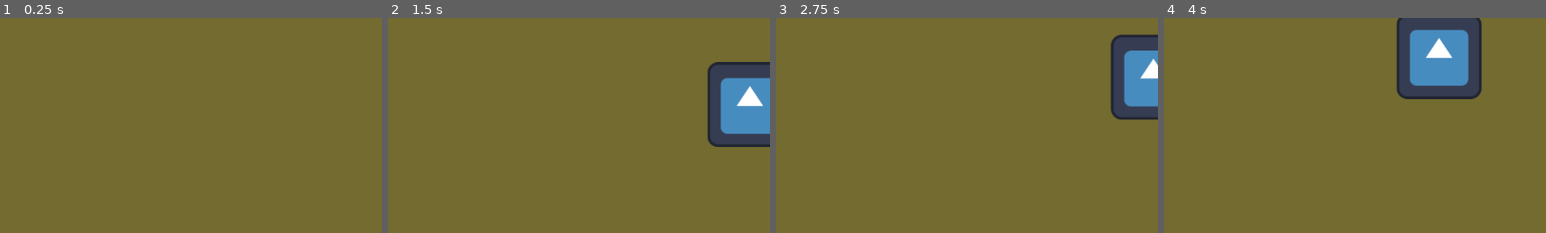
Above: before the commit, frames 1-4 (left to right).
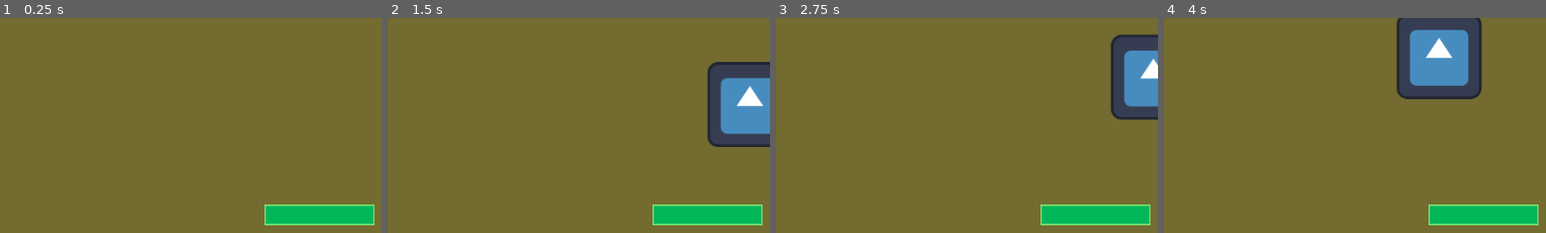
Above: after the commit, the same moments.

Repository: HumanBones/zombie-box
Game: Godot game, scene res://Scenes/World/world.tscn
The game is run twice, just before and just after one commit, with the same random seed, the same clock (stepped at 60 frames per second) and the same inputs. The engine's default icon, where the game draws it, is replaced by a stand-in: a white triangle on a blue panel in a dark square.
Inputs:
- Up to frame 1 (0.25 s): no input
- Up to frame 2 (1.5 s): hold Right (right) 0.53-1.28 s; hold S (down) from 1.28 s (still down)
- Up to frame 3 (2.75 s): release S (down) at 2.03 s; hold Right (right) from 2.03 s (still down)
- Up to frame 4 (4 s): release Right (right) at 2.78 s; hold W (up) 2.78-3.53 s; hold A (left) from 3.53 s (still down)
The pictures show only the part of the screen within x 8-58%, y 38-88%; the shares and areas given below are measured in that part.

The runs differ from the first frame. In frame 1, 2.8% of the frame differs, in the area x 69-98%, y 86-97%; in frame 2, 2.8%; in frame 3, 2.8%; in frame 4, 2.8%.

Commit message:
added game state manager and HUD elements and game over screen

Diff:
--- /dev/null
+++ b/Managers/game_state_manager.gd
@@ -0,0 +1,8 @@
+extends Node
+
+signal game_over
+
+var cur_game_state
+
+func set_game_over() ->void:
+	game_over.emit()
--- a/Scenes/HUD/hud.gd
+++ b/Scenes/HUD/hud.gd
@@ -2,7 +2,7 @@
 
 class_name HUD
 
-
+@onready var game_over_label: Label = $MainContainer/CenterContainer/GameOver
 @onready var label: Label = $MainContainer/CenterContainer/Label
 @onready var animation_player: AnimationPlayer = $AnimationPlayer
 
@@ -10,6 +10,8 @@
 func _ready() -> void:
 	SpawnManager.cur_wave.connect(update_wave_label)
 	SpawnManager.finished_waves.connect(waves_finished)
+	GameStateManager.game_over.connect(is_game_over)
+	game_over_label.hide()
 
 func update_wave_label(amount:int) ->void:
 	label.show()
@@ -28,3 +30,7 @@
 	label.show()
 	label.text = "Wave finished!"
 	animation_player.play("fade_label")
+
+func is_game_over() ->void:
+	game_over_label.show()
+	animation_player.play("game_over_blink")
--- a/Scenes/HUD/hud.tscn
+++ b/Scenes/HUD/hud.tscn
@@ -1,7 +1,8 @@
-[gd_scene load_steps=6 format=3 uid="uid://djsjompwrap8t"]
+[gd_scene load_steps=8 format=3 uid="uid://djsjompwrap8t"]
 
 [ext_resource type="Script" uid="uid://dbguo6y7xf2te" path="res://Scenes/HUD/hud.gd" id="1_5aai8"]
 [ext_resource type="FontFile" uid="uid://4stmtwwrtt5u" path="res://Assets/Fonts/Pixellari.ttf" id="1_33i1w"]
+[ext_resource type="PackedScene" uid="uid://cdytee8i1eyp0" path="res://Scenes/HealthBarUI/health_bar.tscn" id="3_a56j6"]
 
 [sub_resource type="Animation" id="Animation_5aai8"]
 resource_name = "fade_label"
@@ -47,10 +48,63 @@
 "update": 0,
 "values": [Color(1, 1, 1, 1)]
 }
+tracks/1/type = "value"
+tracks/1/imported = false
+tracks/1/enabled = true
+tracks/1/path = NodePath("MainContainer/CenterContainer/GameOver:modulate")
+tracks/1/interp = 1
+tracks/1/loop_wrap = true
+tracks/1/keys = {
+"times": PackedFloat32Array(0),
+"transitions": PackedFloat32Array(1),
+"update": 0,
+"values": [Color(1, 1, 1, 1)]
+}
+tracks/2/type = "value"
+tracks/2/imported = false
+tracks/2/enabled = true
+tracks/2/path = NodePath("MainContainer/CenterContainer/GameOver:theme_override_font_sizes/font_size")
+tracks/2/interp = 1
+tracks/2/loop_wrap = true
+tracks/2/keys = {
+"times": PackedFloat32Array(0),
+"transitions": PackedFloat32Array(1),
+"update": 1,
+"values": [64]
+}
+
+[sub_resource type="Animation" id="Animation_k83ni"]
+resource_name = "blink_label"
+loop_mode = 1
+tracks/0/type = "value"
+tracks/0/imported = false
+tracks/0/enabled = true
+tracks/0/path = NodePath("MainContainer/CenterContainer/GameOver:modulate")
+tracks/0/interp = 2
+tracks/0/loop_wrap = true
+tracks/0/keys = {
+"times": PackedFloat32Array(0.0666667, 0.966667),
+"transitions": PackedFloat32Array(1, 1),
+"update": 0,
+"values": [Color(1, 0.470588, 0.298039, 1), Color(1, 0.294118, 0.141176, 1)]
+}
+tracks/1/type = "value"
+tracks/1/imported = false
+tracks/1/enabled = true
+tracks/1/path = NodePath("MainContainer/CenterContainer/GameOver:theme_override_font_sizes/font_size")
+tracks/1/interp = 2
+tracks/1/loop_wrap = true
+tracks/1/keys = {
+"times": PackedFloat32Array(0.5, 1),
+"transitions": PackedFloat32Array(0.535887, 1),
+"update": 0,
+"values": [64, 72]
+}
 
 [sub_resource type="AnimationLibrary" id="AnimationLibrary_a56j6"]
 _data = {
 &"RESET": SubResource("Animation_a56j6"),
+&"blink_label": SubResource("Animation_k83ni"),
 &"fade_label": SubResource("Animation_5aai8")
 }
 
@@ -91,6 +145,26 @@
 horizontal_alignment = 1
 vertical_alignment = 1
 
+[node name="GameOver" type="Label" parent="MainContainer/CenterContainer"]
+layout_mode = 2
+theme_override_fonts/font = ExtResource("1_33i1w")
+theme_override_font_sizes/font_size = 64
+text = "Game Over"
+horizontal_alignment = 1
+vertical_alignment = 1
+
+[node name="BottomContainer" type="MarginContainer" parent="MainContainer"]
+custom_minimum_size = Vector2(165, 0)
+layout_mode = 2
+size_flags_vertical = 8
+theme_override_constants/margin_right = 165
+theme_override_constants/margin_bottom = 100
+
+[node name="HealthBar" parent="MainContainer/BottomContainer" instance=ExtResource("3_a56j6")]
+layout_mode = 2
+size_flags_horizontal = 4
+size_flags_vertical = 4
+
 [node name="AnimationPlayer" type="AnimationPlayer" parent="."]
 libraries = {
 &"": SubResource("AnimationLibrary_a56j6")
--- a/Scenes/Player/player.gd
+++ b/Scenes/Player/player.gd
@@ -15,6 +15,9 @@
 @export var max_attack_speed : float
 @export var max_attack_range : float
 
+@export_group("HealthBar")
+@export var healthbar : HealthBar
+
 @onready var bullet_shooter: BulletShooter = $BulletShooter
 
 var speed : float
@@ -29,6 +32,7 @@
 	attack_range = start_attack_range
 	attack_speed = start_attack_speed
 
+	healthbar_init()
 	bullet_shooter.set_attck_speed(attack_speed)
 
 func _physics_process(delta: float) -> void:
@@ -71,5 +75,18 @@
 
 	return (closes_enemy.global_position - global_position).normalized()
 
+func healthbar_init() ->void:
+	healthbar.set_min_value(0)
+	healthbar.set_max_value(max_hp)
+
 func take_dmg(amount : float) ->void:
-	print("dmg taken ",amount)
+	hp -= amount
+	if hp <= 0:
+		die()
+	healthbar.set_value(hp)
+
+func die() ->void:
+	GameStateManager.set_game_over()
+	print("you died")
+	set_physics_process(false)
+	bullet_shooter.set_shoot(false)
--- a/Scenes/Player/player.tscn
+++ b/Scenes/Player/player.tscn
@@ -43,7 +43,7 @@
 parent = NodePath("..")
 default_bullet_size = 1.0
 default_bullet_speed = 600.0
-defualt_bullet_dmg = 20.0
+defualt_bullet_dmg = 1.0
 
 [node name="PlayerUpgradeManager" type="Node2D" parent="." node_paths=PackedStringArray("player", "bullet_shooter") groups=["PlayerUpgradeManager"]]
 script = ExtResource("5_htcer")
--- a/Scenes/World/world.tscn
+++ b/Scenes/World/world.tscn
@@ -16,8 +16,9 @@
 
 [node name="Arena" parent="." instance=ExtResource("5_l1hd3")]
 
-[node name="Player" parent="." instance=ExtResource("1_t1gg8")]
+[node name="Player" parent="." node_paths=PackedStringArray("healthbar") instance=ExtResource("1_t1gg8")]
 position = Vector2(1585, 774)
+healthbar = NodePath("../CanvasLayer/HUD/MainContainer/BottomContainer/HealthBar")
 
 [node name="MainCam" parent="." instance=ExtResource("2_yp2ti")]
 follow_distance = 10.0
@@ -52,3 +53,5 @@
 visible = false
 
 [node name="HUD" parent="CanvasLayer" instance=ExtResource("6_adcqc")]
+
+[editable path="CanvasLayer/HUD"]
--- a/project.godot
+++ b/project.godot
@@ -19,6 +19,7 @@
 
 SpawnManager="*res://Managers/spawn_manager.gd"
 PowerUpManager="*res://Managers/power_up_manager.gd"
+GameStateManager="*res://Managers/game_state_manager.gd"
 
 [display]
 
Not shown, added: Managers/game_state_manager.gd.uid
